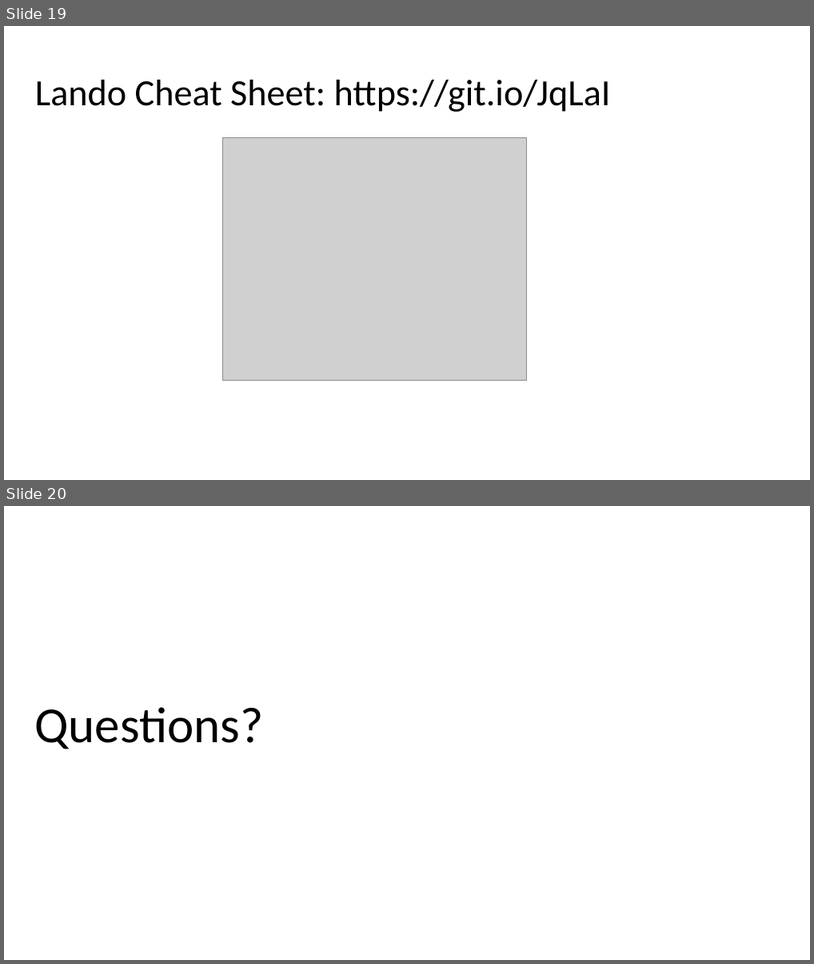
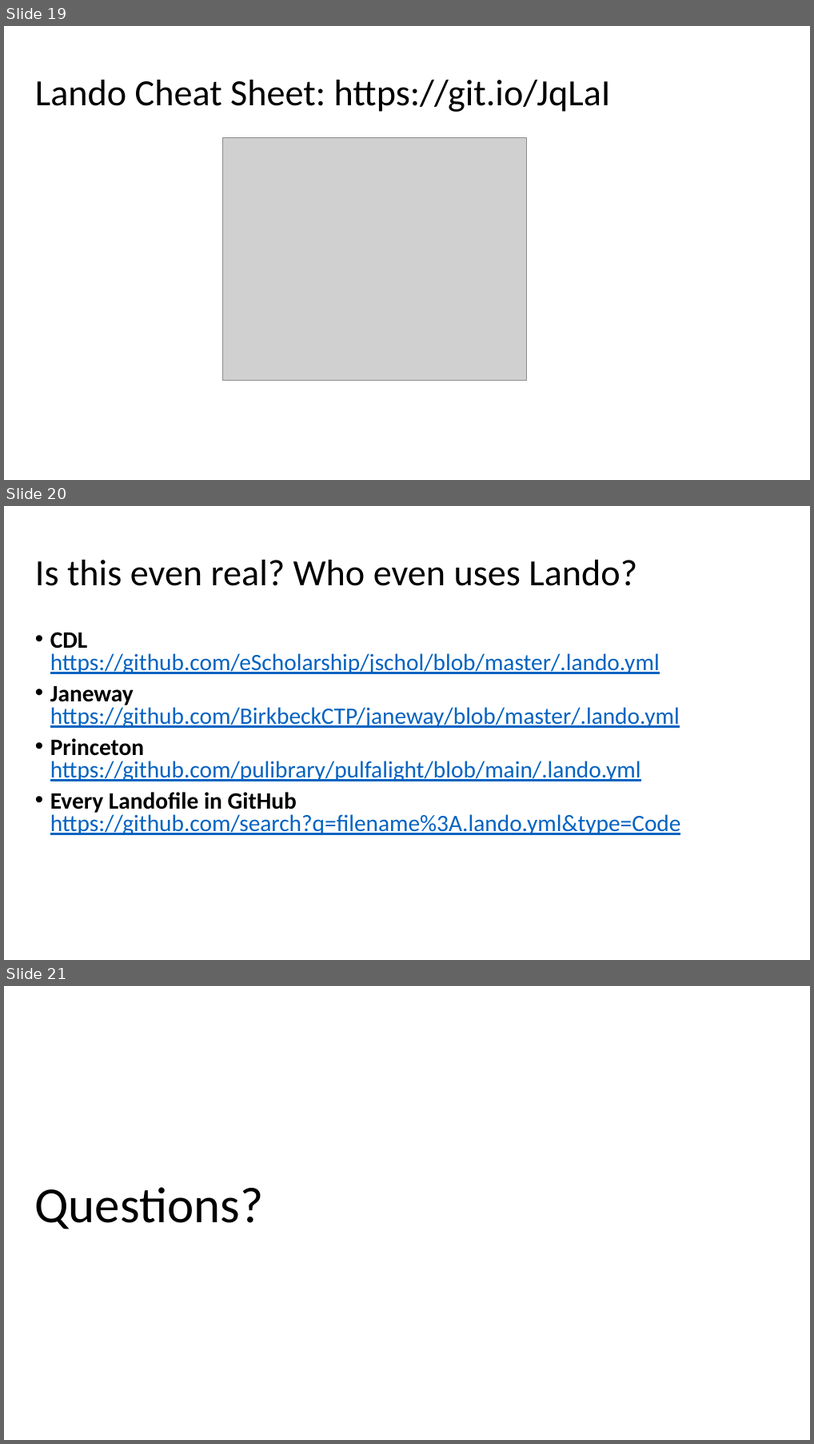
Before and after one commit to hardyoyo/code4lib2021-workshop, a slide deck: LearningAsWeGo-DecomposingDevEnvironmentsWithLando.pptx. Shown one above the other, each under a label of ours: slides 19 and 20 before the commit, slides 19, 20 and 21 after it. The pictures are 814x964 and 814x1444 pixels, drawn with LibreOffice and Linux fonts; fonts in the diff are those of the drawing; grey boxes stand for pictures; background and template pictures are left out. Boxes give left, top, right and bottom in pixels: in the first picture for what was removed or moved away, otherwise in the second. Text is boxed around its words. In the diff, an @@ line names an element or a change of style, - is before the commit and + after.

Commit message:
Add namedropping slide

```diff
--- a/LearningAsWeGo-DecomposingDevEnvironmentsWithLando.pptx
+++ b/LearningAsWeGo-DecomposingDevEnvironmentsWithLando.pptx
@@ slide 20 added at [4, 506, 810, 960], background picture (left out) @@
@@ title added at [35, 560, 638, 586], 44 pt, text #000000 @@
+Is this even real? Who even uses Lando?
@@ text added at [50, 632, 682, 835], 28 pt, text #0563C1, underline @@
+• CDL
+  https://github.com/eScholarship/jschol/blob/master/.lando.yml
+• Janeway
+  https://github.com/BirkbeckCTP/janeway/blob/master/.lando.yml
+• Princeton https://github.com/pulibrary/pulfalight/blob/main/.lando.yml
+• Every Landofile in GitHub
+  https://github.com/search?q=filename%3A.lando.yml&type=Code
@@ what was slide 20 is now slide 21 @@
```
Also in this commit, not shown: 1 other file.
